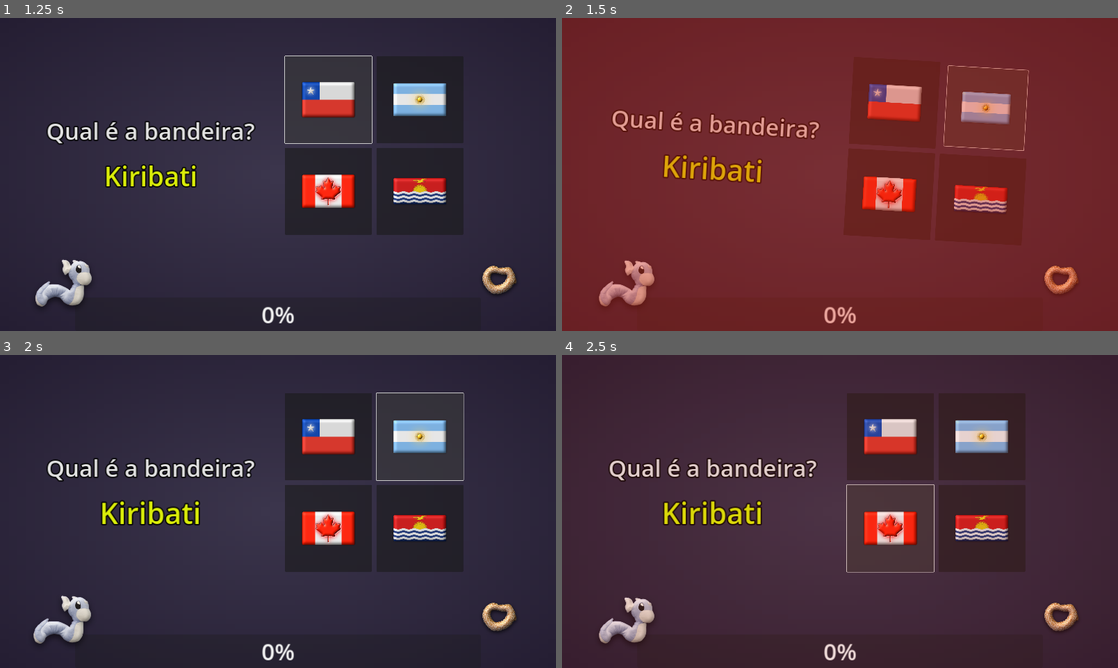
Above: before the commit, frames 1-4 (two rows, left to right).
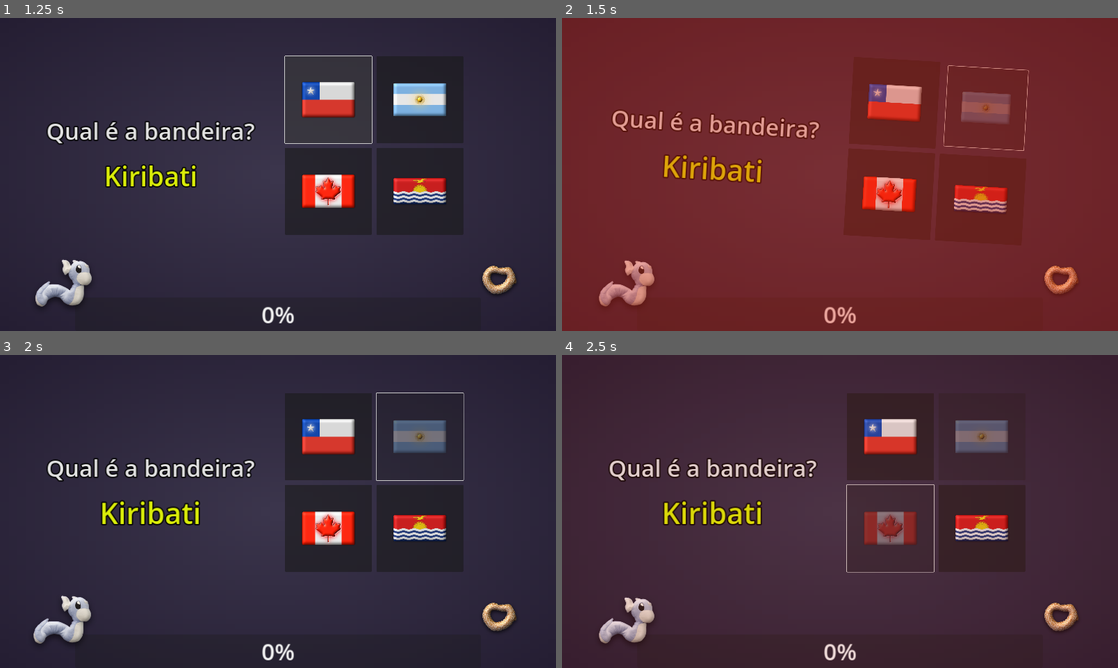
Above: after the commit, the same moments.

Repository: vibrunazo/godot-akira-flags
Game: Godot game, scene res://quiz/quiz_game.tscn
Same seed, same stepped clock (60 frames per second), same inputs: the game is played once before the commit and once after it. Sound files missing from this copy of the repository are replaced by a short silence.
Inputs (mouse positions are in pixels of both pictures, inside the frame that each line leads up to):
- Up to frame 1 (1.25 s): click (328, 99) at 0.52 s
- Up to frame 2 (1.5 s): click (984, 99) at 1.27 s
- Up to frame 3 (2 s): no input
- Up to frame 4 (2.5 s): click (890, 527) at 2.02 s

Frame 1 is identical in both runs. In frame 2, 0.8% of the frame differs, in the area x 71-81%, y 23-34%; in frame 3, 1.0%; in frame 4, 2.0%, in the area x 54-81%, y 20-61%.

Commit message:
disables button on wrong choice, fixes #1

Diff:
--- a/quiz/progress_char.gd
+++ b/quiz/progress_char.gd
@@ -22,6 +22,5 @@
 func move_to(x: float, time: float = 1):
 	var tween: Tween = create_tween()
 	tween.tween_property(self, "position", Vector2(x, position.y), time)
-	print('moving to %s' % x)
 	anim.play("walk", 0.1)
 	tween.tween_callback(func(): anim.play("idle", 0.1))
--- a/quiz/quiz_game.gd
+++ b/quiz/quiz_game.gd
@@ -52,7 +52,6 @@
 func _on_nailed():
 	progress.inc_value(1)
 	await question.finished
-	print('progress: %s' % progress.value)
 	if progress.value < progress.max_value:
 		_restart_question()
 	else:
--- a/quiz/quiz_question.gd
+++ b/quiz/quiz_question.gd
@@ -90,6 +90,7 @@
 		play_correct(button.global_position + button.pivot_offset)
 	else:
 		play_wrong()
+		button.disabled = true
 
 ## Stops all audio from playing so I can play new ones without speaking over others
 func stop_audio():
@@ -123,6 +124,7 @@
 ## Plays audio and anim for picking a wrong option
 func play_wrong():
 	failed.emit()
+
 	anim.play('fail')
 	anim.seek(0)
 	audio_no.play()
